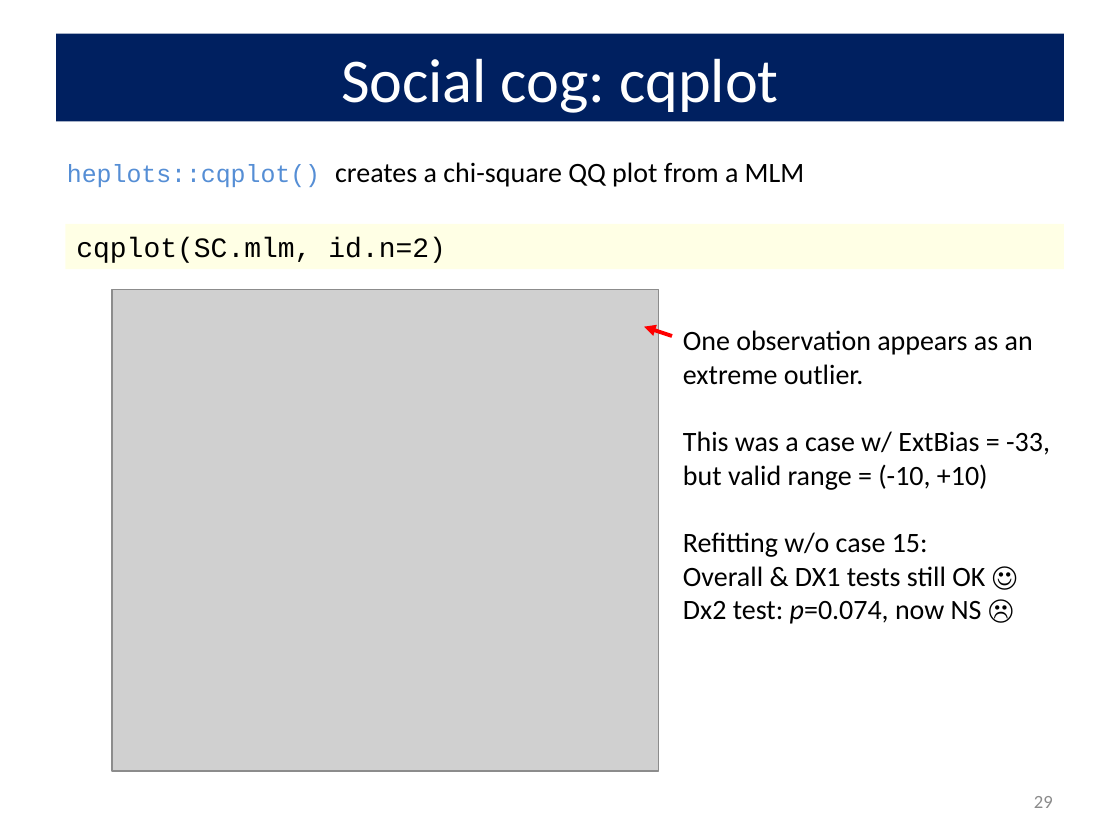
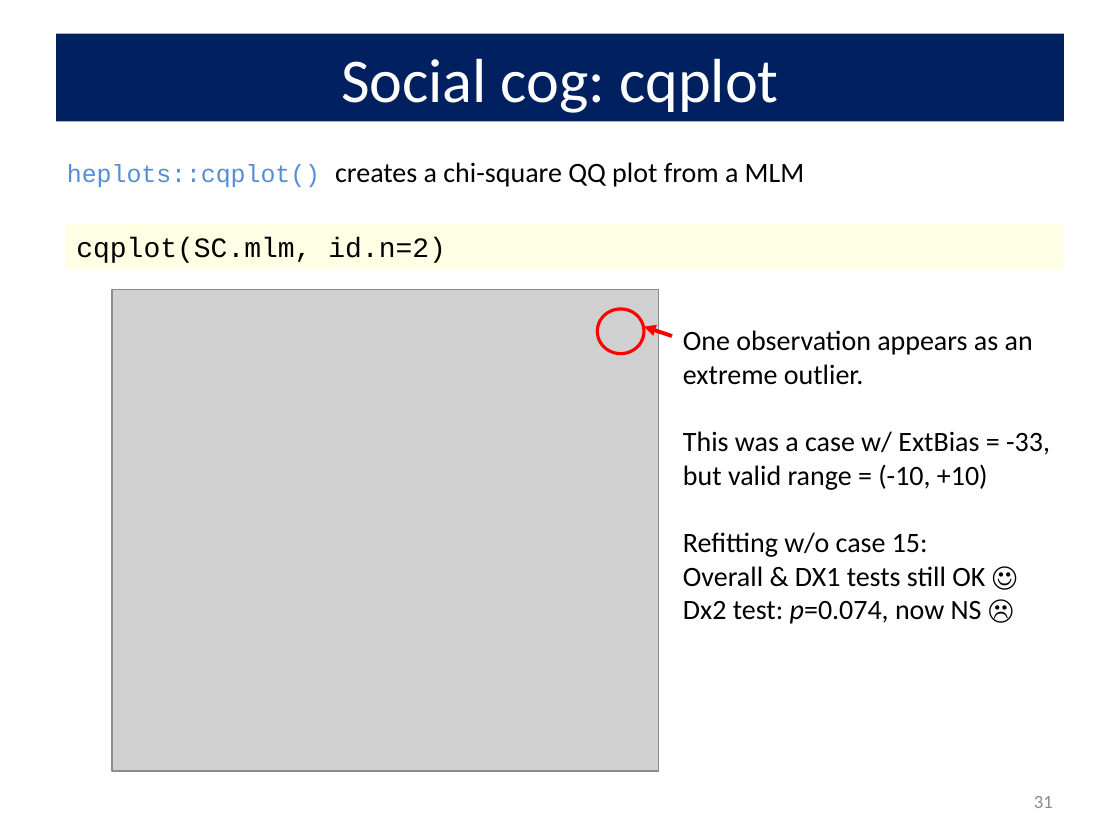
Before and after one commit to friendly/VisMLM-course, a slide deck: slide 31 of lectures/lecture3.pptx (slide 29 before the commit). Drawn at 1120x840 pixels with LibreOffice and Linux fonts; fonts in the diff are those of the drawing; grey boxes stand for pictures. Boxes give left, top, right and bottom in pixels: in the first picture for what was removed or moved away, otherwise in the second. Text is boxed around its words. In the diff, an @@ line names an element or a change of style, - is before the commit and + after.

```diff
--- a/lectures/lecture3.pptx
+++ b/lectures/lecture3.pptx
@@ ellipse added at [597, 309, 644, 354], outline #FF0000 2 pt @@
@@ page number at [1034, 796, 1053, 808]: text changed @@
-29
+31
```
Also in this commit, not shown: 8 other slides changed, 8 slides added, 51 other files.
